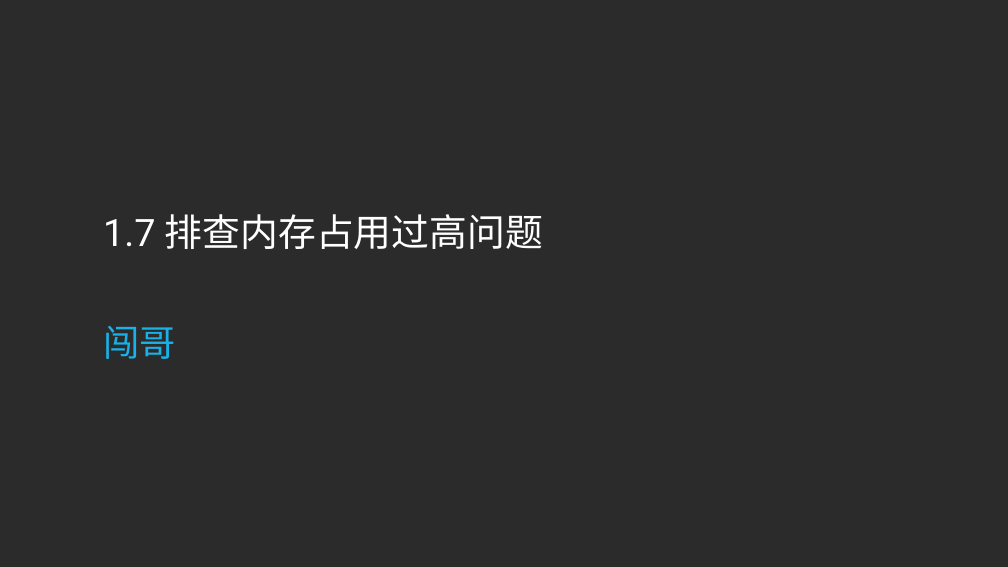
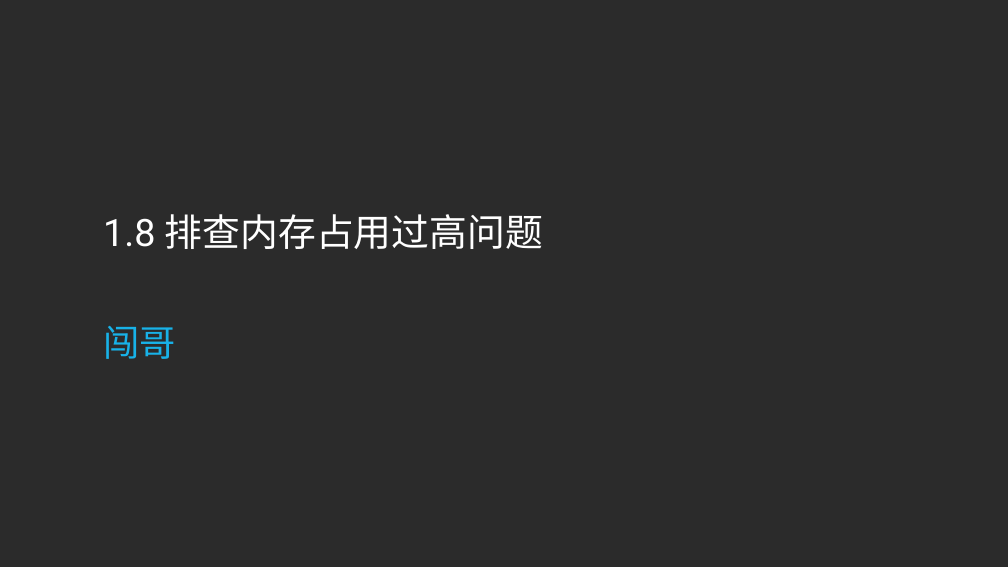
Before and after one commit to sqc157400661/Snail, a slide deck: slide 45 of Go专题系列/性能分析和优化专题/性能分析和优化专题.pptx (slide 27 before the commit). Drawn at 1008x567 pixels with LibreOffice and Linux fonts; fonts in the diff are those of the drawing; background and template pictures are left out; a plain dark background stands for a picture behind light text. Boxes give left, top, right and bottom in pixels: in the first picture for what was removed or moved away, otherwise in the second. Text is boxed around its words. In the diff, an @@ line names an element or a change of style, - is before the commit and + after.

```diff
--- a/Go专题系列/性能分析和优化专题/性能分析和优化专题.pptx
+++ b/Go专题系列/性能分析和优化专题/性能分析和优化专题.pptx
@@ text at bbox=[103, 214, 543, 249]: text changed @@
-1.7 排查内存占用过高问题
+1.8 排查内存占用过高问题
```
Also in this commit, not shown: 8 other slides changed, 18 slides added, 13 other files.
